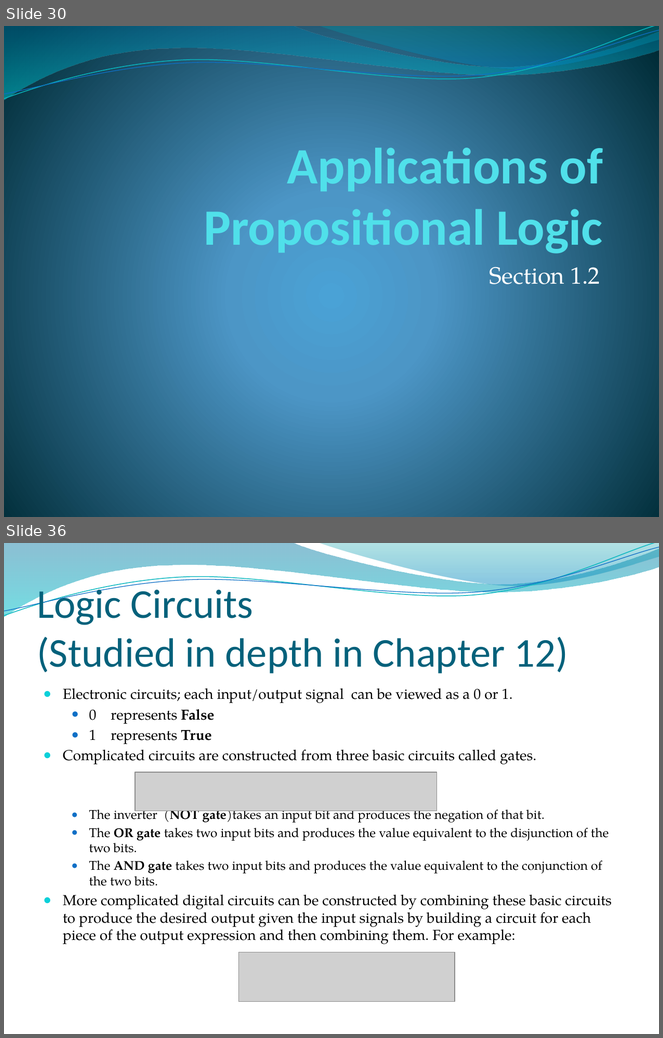
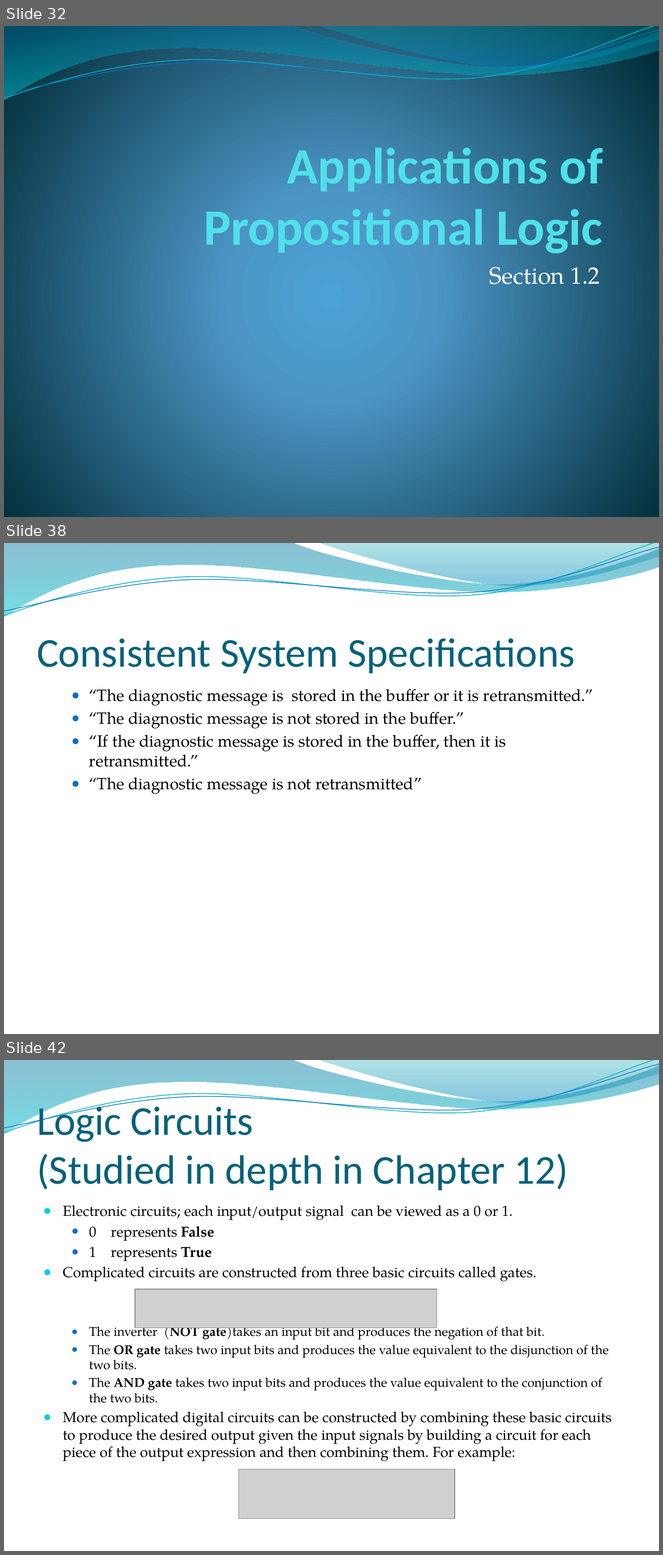
Before and after one commit to lin-chen-GA/lin-chen-GA.github.io, a slide deck: cs2620/slides/cs2620_notes1.pptx. Shown one above the other, each under a label of ours: slides 30 and 36 before the commit, slides 32, 38 and 42 after it; the slides between them are not shown. The pictures are 663x1038 and 663x1555 pixels, drawn with LibreOffice and Linux fonts; fonts in the diff are those of the drawing; grey boxes stand for pictures; background and template pictures are left out. Boxes give left, top, right and bottom in pixels: in the first picture for what was removed or moved away, otherwise in the second. Text is boxed around its words. In the diff, an @@ line names an element or a change of style, - is before the commit and + after.

```diff
--- a/cs2620/slides/cs2620_notes1.pptx
+++ b/cs2620/slides/cs2620_notes1.pptx
@@ slide 38 added at bbox=[4, 543, 659, 1034], background picture (left out); not listed: 4 template elements that a slide beside it also shows @@
@@ title added at bbox=[37, 638, 575, 674], 45 pt, text #04617B @@
+Consistent System Specifications
@@ text added at bbox=[89, 689, 593, 794], 18 pt, text #000000 @@
+  ● “The diagnostic message is stored in the buffer or it is retransmitted.”
+  ● “The diagnostic message is not stored in the buffer.”
+  ● “If the diagnostic message is stored in the buffer, then it is retransmitted.”
+  ● “The diagnostic message is not retransmitted”
@@ what was slide 30 is now slide 32 @@
@@ what was slide 36 is now slide 42 @@
```
Also in this commit, not shown: 6 slides changed, 5 other slides added, 7 other files.
